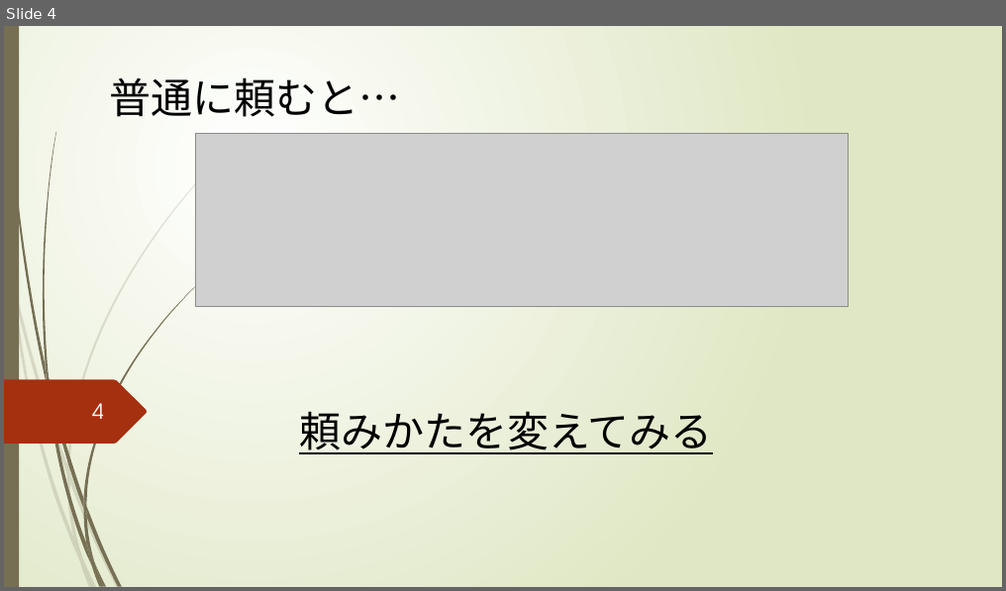
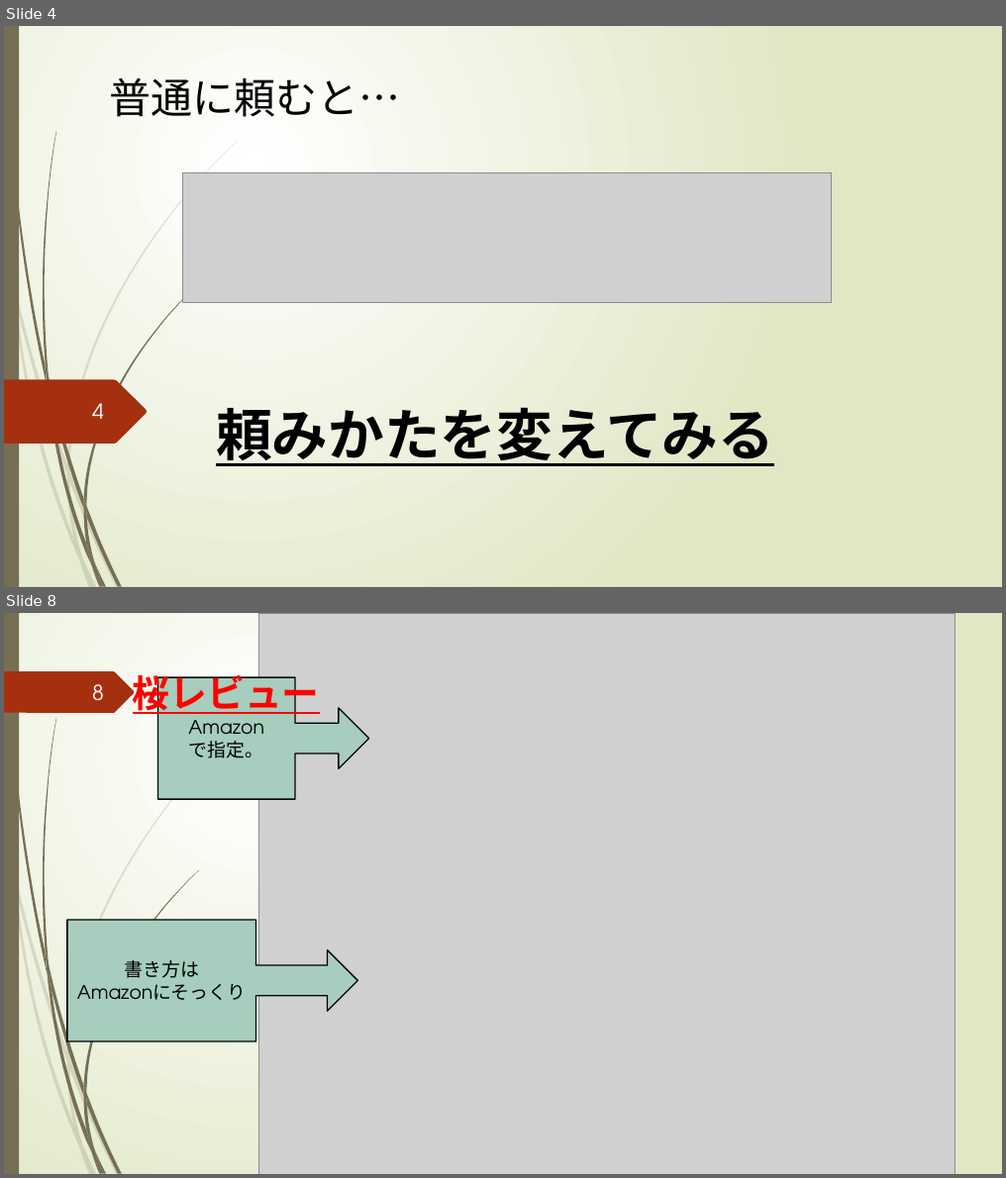
Before and after one commit to tmkttmkt/DevilTRex, a slide deck: その他/夏休みの課題のゲーム/GODAIGOisME_by森田/夏課題_ネットワーク技術/発表用.pptx. Shown one above the other, each under a label of ours: slide 4 before the commit, slides 4 and 8 after it; the slides between them are not shown. The pictures are 1006x591 and 1006x1178 pixels, drawn with LibreOffice and Linux fonts; fonts in the diff are those of the drawing; grey boxes stand for pictures. Boxes give left, top, right and bottom in pixels: in the first picture for what was removed or moved away, otherwise in the second. Text is boxed around its words. In the diff, an @@ line names an element or a change of style, - is before the commit and + after.

```diff
--- a/その他/夏休みの課題のゲーム/GODAIGOisME_by森田/夏課題_ネットワーク技術/発表用.pptx
+++ b/その他/夏休みの課題のゲーム/GODAIGOisME_by森田/夏課題_ネットワーク技術/発表用.pptx
@@ slide 8 added at [4, 613, 1002, 1174], background gradient #FFFFFF to #DFE8C4; not listed: 23 template elements that a slide beside it also shows @@
@@ picture added at [258, 613, 954, 1174] @@
@@ freeform shape added at [4, 671, 135, 713], fill #A53010 @@
@@ text added at [133, 668, 320, 717], 36 pt, text #FF0000, bold, underline @@
+桜レビュー
@@ page number added at [92, 684, 104, 701], 20 pt, text #FEFFFF @@
+8
@@ right arrow callout added at [158, 677, 369, 799], fill #A6CDBD, outline #000000 1.25 pt, 18 pt, text #000000 @@
+Amazon
+で指定。
@@ right arrow callout added at [67, 920, 358, 1042], fill #A6CDBD, outline #000000 1.25 pt, 18 pt, text #000000 @@
+書き方は
+Amazonにそっくり
@@ slide 4 changed as well @@
@@ picture: place and size @@
-picture at [195, 133, 847, 306]
+picture at [183, 173, 832, 303]
@@ text "頼みかたを変えてみる": place and size @@
-text "頼みかたを変えてみる" at [299, 411, 712, 455]
+text "頼みかたを変えてみる" at [216, 407, 774, 467]
@@ text "頼みかたを変えてみる" at [216, 407, 774, 467]: size 40 to 54 pt, bold on @@
```
Also in this commit, not shown: 3 other slides changed, 7 other slides added, 3 slides removed, 6 other files.
